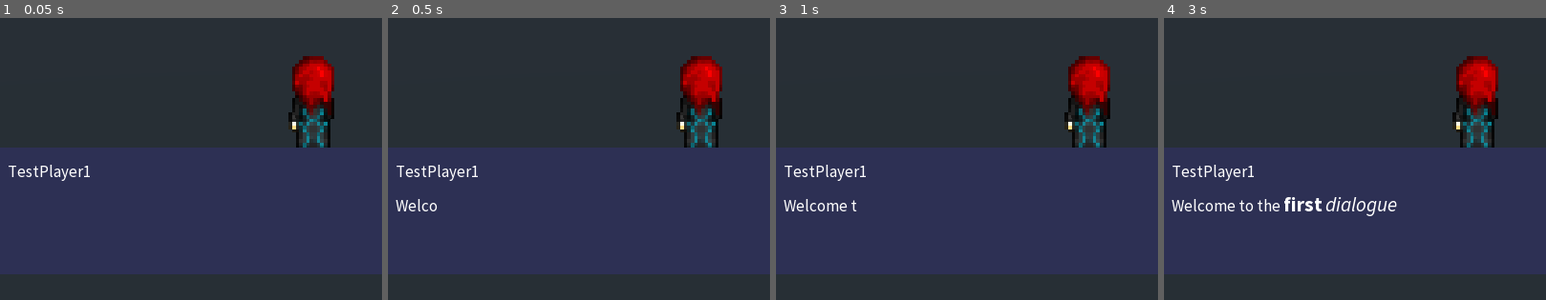
Above: before the commit, frames 1-4 (left to right).
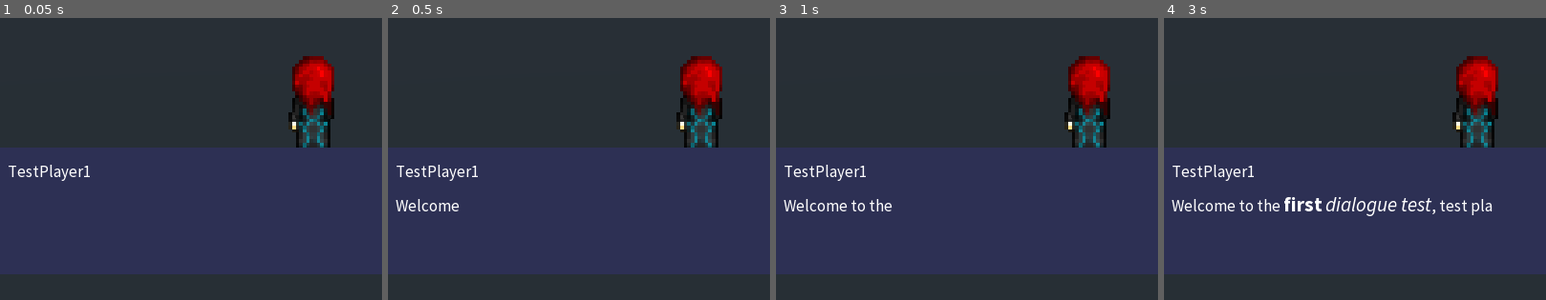
Above: after the commit, the same moments.

Repository: Jantho1990/Pseudo-3D-Layer-Test
Game: Godot game, scene res://maps/DialogueTest/DialogueTestMap.tscn
Same seed, same stepped clock (60 frames per second), same inputs: the game is played once before the commit and once after it. This scene is started directly instead of the project's main scene.
Inputs (mouse positions are % of the whole screen's width and height, from its top left):
- Up to frame 1 (0.05 s): no input
- Up to frame 2 (0.5 s): no input
- Up to frame 3 (1 s): tap Enter (ui_accept) at 0.5, 0.77 s; move the mouse to (72, 41) at 0.52 s; hold E (rotate_right) from 0.53 s (still down); click (72, 41) at 0.67 s
- Up to frame 4 (3 s): release E (rotate_right) at 1.25 s; drag from (30, 51) to (45, 68) at 1.27 s; tap Enter (ui_accept) at 2, 2.75 s; move the mouse to (60, 22) at 2.02 s; hold E (rotate_right) 2.03-2.75 s; drag from (45, 68) to (20, 30) at 2.77 s
The pictures show only the part of the screen within x 9-59%, y 50-100%; the shares and areas given below are measured in that part.

Frame 1 is identical in both runs. In frame 2, 0.1% of the frame differs, in the area x 13-19%, y 65-69%; in frame 3, 0.2%; in frame 4, 0.5%, in the area x 62-86%, y 63-70%.

Commit message:
changed test text scroll speed on DialogueTestMap

Diff:
--- a/maps/DialogueTest/DialogueTestMap.tscn
+++ b/maps/DialogueTest/DialogueTestMap.tscn
@@ -8,5 +8,6 @@
 script = ExtResource( 3 )
 
 [node name="DialogueBoxRenderer" parent="." instance=ExtResource( 1 )]
+step_next_letter = 0.065
 
 [node name="TestPlayer1" parent="." instance=ExtResource( 2 )]
--- a/systems/dialogue_handler/renderers/DialogueBoxRenderer.gd
+++ b/systems/dialogue_handler/renderers/DialogueBoxRenderer.gd
@@ -43,7 +43,7 @@
     print(ContentBox.percent_visible, ' ', step_content_percent_visible)
     TypewriterTimer.start(step_next_letter)
   else:
-    TypewriterTimer.stop()
+    TypewriterTimer.stop() # Otherwise the timer doesn't seem to stop. /shrug
     print('WAAAAH')
 
 
